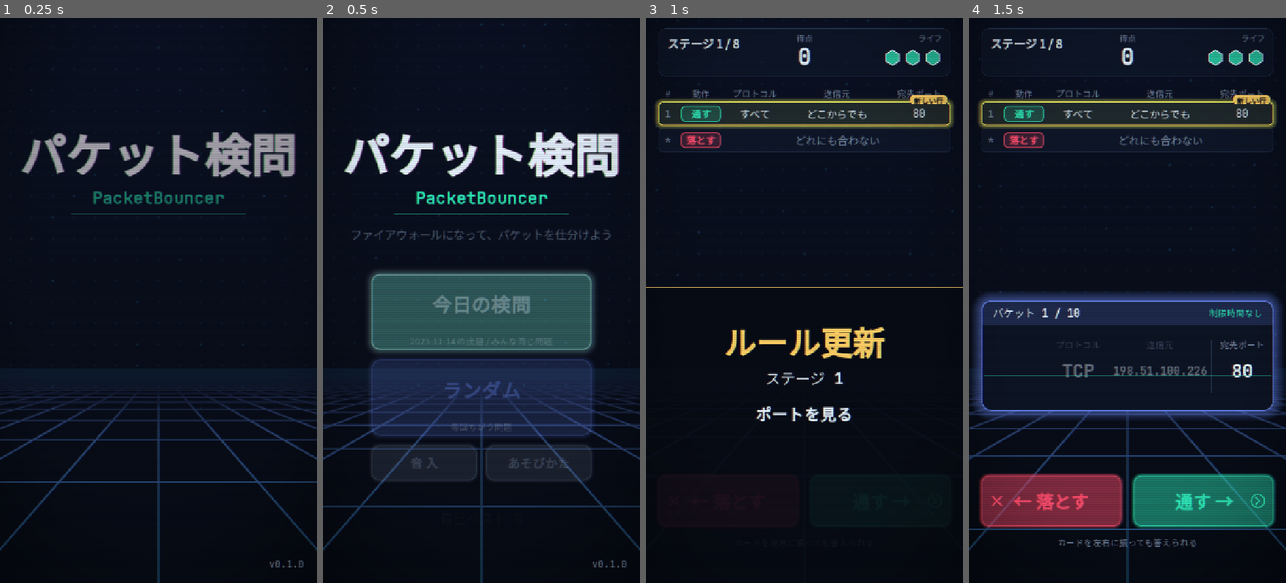
Above: before the commit, frames 1-4 (left to right).
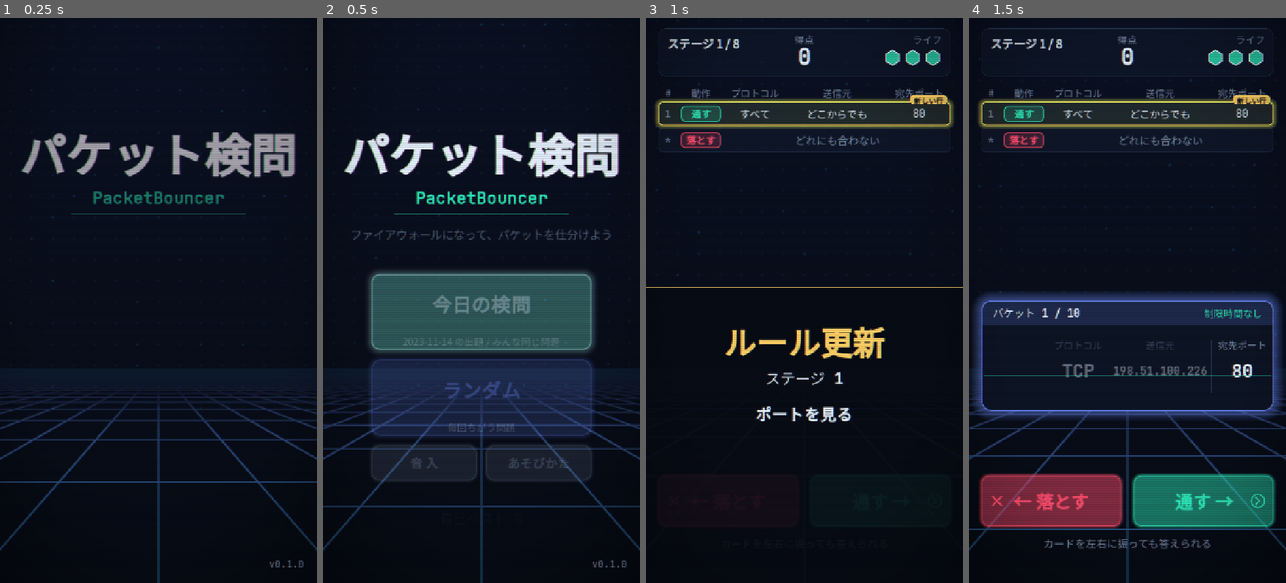
Above: after the commit, the same moments.

Repository: takosasi-dev/packet-bouncer
Game: Godot game, scene res://ui/app.tscn
Two runs of this game, one before a commit and one after it. Both use one fixed random seed, a clock stepped at 60 frames per second and the inputs below.
Inputs (mouse positions are in pixels of both pictures, inside the frame that each line leads up to):
- Up to frame 1 (0.25 s): no input
- Up to frame 2 (0.5 s): no input
- Up to frame 3 (1 s): tap Enter at 0.5, 0.6 s; move the mouse to (874, 272) at 0.52 s; hold Right from 0.53 s (still down); click (874, 272) at 0.67 s; tap Space at 0.77 s
- Up to frame 4 (1.5 s): release Right at 1.25 s; click "← 落とす" at 1.25 s

Frame 1 is identical in both runs. In frame 2, 0.1% of the frame differs, in the area x 25-75%, y 56-74%; in frame 3, 0.4%; in frame 4, 1.1%, in the area x 6-94%, y 3-94%.

Commit message:
スマホ対応: 横向きの案内と一時停止、重い端末で仕上げを外す、ミスで振動、読み込み画面の色、文字を大きく、タッチの撮影
Co-Authored-By: Claude Opus 5.5 <noreply@anthropic.com>

Diff:
--- a/core/strings.gd
+++ b/core/strings.gd
@@ -24,6 +24,7 @@
 ]
 const CLOSE := "閉じる"
 const GEN_ERROR := "出題を作れませんでした(種: %d)"
+const ROTATE_HINT := "スマホは縦向きで遊んでください"
 
 # ルール表とカード
 const ALLOW := "通す"
--- a/project.godot
+++ b/project.godot
@@ -15,6 +15,8 @@
 run/main_scene="res://ui/app.tscn"
 config/features=PackedStringArray("4.7", "GL Compatibility")
 run/flush_stdout_on_print=true
+boot_splash/show_image=false
+boot_splash/bg_color=Color(0.027, 0.043, 0.078, 1)
 
 [autoload]
 
--- a/ui/app.gd
+++ b/ui/app.gd
@@ -1,5 +1,6 @@
 # 画面の土台: 背景のシェーダー、720 × 1280 の舞台(縦横比を保って中央。余白は背景で埋める。FR-19・E-12)、
 # 仕上げのシェーダー、タイトル・プレイ・結果の切り替え、保存、画面の揺れと色ずれの演出をまとめる。
+# スマホ(タッチ端末)では、横向きのときに縦向きの案内を出し、描画が重ければ仕上げのシェーダーを外す。
 extends Control
 
 const P := preload("res://ui/palette.gd")
@@ -13,6 +14,9 @@
 const SHAKE_DECAY := 6.0
 const GLITCH_DECAY := 3.5
 const FLASH_DECAY := 4.0
+const PERF_WINDOW_SEC := 4.0  # タッチ端末で描画の速さを測る長さ
+const PERF_MIN_FPS := 40.0  # これより遅ければ仕上げのシェーダーを外す
+const VIBRATE_MS := 90
 
 var save: RefCounted = SaveStore.new()
 var stage: Control  # 画面を置く 720 × 1280 の舞台
@@ -20,6 +24,11 @@
 var _bg: ColorRect
 var _bg_mat: ShaderMaterial
 var _crt_mat: ShaderMaterial
+var _crt: ColorRect
+var _rotate: Control
+var _touch := false
+var _perf_time := 0.0
+var _perf_frames := 0
 var _shake := 0.0
 var _glitch := 0.0
 var _flash := 0.0
@@ -48,13 +57,16 @@
 	var layer := CanvasLayer.new()
 	layer.layer = 10
 	add_child(layer)
-	var crt := ColorRect.new()
-	crt.set_anchors_preset(Control.PRESET_FULL_RECT)
-	crt.mouse_filter = Control.MOUSE_FILTER_IGNORE
+	_crt = ColorRect.new()
+	_crt.set_anchors_preset(Control.PRESET_FULL_RECT)
+	_crt.mouse_filter = Control.MOUSE_FILTER_IGNORE
 	_crt_mat = ShaderMaterial.new()
 	_crt_mat.shader = preload("res://ui/shaders/crt.gdshader")
-	crt.material = _crt_mat
-	layer.add_child(crt)
+	_crt.material = _crt_mat
+	layer.add_child(_crt)
+
+	_touch = DisplayServer.is_touchscreen_available()
+	_build_rotate_hint()
 
 	get_viewport().size_changed.connect(_layout)
 	_layout()
@@ -65,9 +77,11 @@
 	var view := get_viewport_rect().size
 	_bg_mat.set_shader_parameter("rect_size", view)
 	stage.position = ((view - BASE_SIZE) / 2.0).round()
+	_rotate.visible = _touch and view.x > view.y
 
 
 func _process(delta: float) -> void:
+	_measure(delta)
 	var d := minf(delta, 0.1)
 	_shake = maxf(_shake - d * SHAKE_DECAY, 0.0)
 	_glitch = maxf(_glitch - d * GLITCH_DECAY, 0.0)
@@ -81,6 +95,50 @@
 	_bg_mat.set_shader_parameter("flash", _bg_flash)
 
 
+# タッチ端末で最初の PERF_WINDOW_SEC 秒の速さを測り、遅ければ画面全体の仕上げ(画面の写しを読むシェーダー)を外す
+func _measure(delta: float) -> void:
+	if not _touch or _perf_time < 0.0:
+		return
+	_perf_time += delta
+	_perf_frames += 1
+	if _perf_time >= PERF_WINDOW_SEC:
+		if _perf_frames / _perf_time < PERF_MIN_FPS:
+			_crt.visible = false
+		_perf_time = -1.0  # 測るのは 1 回だけ
+
+
+func _build_rotate_hint() -> void:
+	var layer := CanvasLayer.new()
+	layer.layer = 11
+	add_child(layer)
+	_rotate = Control.new()
+	_rotate.set_anchors_preset(Control.PRESET_FULL_RECT)
+	_rotate.mouse_filter = Control.MOUSE_FILTER_STOP
+	layer.add_child(_rotate)
+	var shade := ColorRect.new()
+	shade.color = Color(P.BG, 0.92)
+	shade.set_anchors_preset(Control.PRESET_FULL_RECT)
+	shade.mouse_filter = Control.MOUSE_FILTER_IGNORE
+	_rotate.add_child(shade)
+	var l := P.label(preload("res://core/strings.gd").ROTATE_HINT, 64, P.TEXT, P.bold())
+	l.set_anchors_preset(Control.PRESET_FULL_RECT)
+	l.horizontal_alignment = HORIZONTAL_ALIGNMENT_CENTER
+	l.vertical_alignment = VERTICAL_ALIGNMENT_CENTER
+	_rotate.add_child(l)
+	_rotate.visible = false
+
+
+# 横向きの案内を出している間は、ゲームの時間を止める(play.gd が見る)
+func blocked() -> bool:
+	return _rotate.visible
+
+
+# ミスのときの短い振動(音が入のときだけ。Web では navigator.vibrate で、対応していない端末では何も起きない)
+func vibrate(ms: int = VIBRATE_MS) -> void:
+	if _touch and save.sound_on:
+		Input.vibrate_handheld(ms)
+
+
 func _jitter_unit() -> float:
 	return float(_jitter.next_int(2001)) / 1000.0 - 1.0
 
--- a/ui/card.gd
+++ b/ui/card.gd
@@ -47,7 +47,7 @@
 	_header.position = Vector2(26, 10)
 	_header.size = Vector2(320, 40)
 	add_child(_header)
-	_free = P.label(Strings.NO_LIMIT, 20, P.ALLOW)
+	_free = P.label(Strings.NO_LIMIT, 22, P.ALLOW)
 	_free.horizontal_alignment = HORIZONTAL_ALIGNMENT_RIGHT
 	_free.position = Vector2(340, 12)
 	_free.size = Vector2(size.x - 366, 36)
@@ -56,7 +56,7 @@
 	var names := [Strings.COL_PROTO, Strings.COL_SRC, Strings.COL_PORT]
 	for k in 3:
 		var col: Vector2 = cols[k]
-		var cap := P.label(names[k], 20, P.DIM)
+		var cap := P.label(names[k], 22, P.DIM)
 		cap.position = Vector2(col.x, 84)
 		cap.size = Vector2(col.y - col.x, 30)
 		cap.horizontal_alignment = HORIZONTAL_ALIGNMENT_CENTER
--- a/ui/play.gd
+++ b/ui/play.gd
@@ -113,7 +113,7 @@
 		b.pivot_offset = b.size / 2.0
 		b.add_child(_shape_icon(b == _allow_btn))
 
-	var hint := P.label(Strings.SWIPE_HINT, 20, P.DIM)
+	var hint := P.label(Strings.SWIPE_HINT, 24, P.DIM)
 	hint.position = Vector2(0, 1172)
 	hint.size = Vector2(720, 30)
 	hint.horizontal_alignment = HORIZONTAL_ALIGNMENT_CENTER
@@ -162,7 +162,7 @@
 	_combo_label.size = Vector2(220, 36)
 	_combo_label.pivot_offset = Vector2(0, 18)
 	hud.add_child(_combo_label)
-	var score_cap := P.label(Strings.SCORE, 18, P.DIM)
+	var score_cap := P.label(Strings.SCORE, 22, P.DIM)
 	score_cap.position = Vector2(220, 8)
 	score_cap.size = Vector2(224, 24)
 	score_cap.horizontal_alignment = HORIZONTAL_ALIGNMENT_CENTER
@@ -178,7 +178,7 @@
 	_mult_label.size = Vector2(70, 40)
 	_mult_label.pivot_offset = Vector2(35, 20)
 	hud.add_child(_mult_label)
-	var lives_cap := P.label(Strings.LIVES, 18, P.DIM)
+	var lives_cap := P.label(Strings.LIVES, 22, P.DIM)
 	lives_cap.position = Vector2(500, 8)
 	lives_cap.size = Vector2(144, 24)
 	lives_cap.horizontal_alignment = HORIZONTAL_ALIGNMENT_RIGHT
@@ -234,6 +234,8 @@
 
 
 func _process(delta: float) -> void:
+	if app.blocked():
+		return
 	rs.tick(delta)
 	if rs.phase == RunState.Phase.PANEL:
 		_panel_go.modulate.a = (0.55 + 0.45 * sin(rs.elapsed * 6.0)) if rs.panel_ready() else 0.0
@@ -269,7 +271,7 @@
 
 
 func _answer(action: String) -> void:
-	if _ending or rs.phase != RunState.Phase.CARD or _answered_frame == Engine.get_process_frames():
+	if app.blocked() or _ending or rs.phase != RunState.Phase.CARD or _answered_frame == Engine.get_process_frames():
 		return  # E-1・E-2
 	_answered_frame = Engine.get_process_frames()
 	rs.answer(action)
@@ -363,6 +365,7 @@
 		_lives.lives = rs.lives
 		_lives.hit = 1.0
 		Sfx.play("wrong")
+		app.vibrate(90)
 		app.shake(0.7)
 		app.glitch(1.0)
 		app.flash(P.DROP, 0.8)
--- a/ui/result.gd
+++ b/ui/result.gd
@@ -41,7 +41,7 @@
 	sub.horizontal_alignment = HORIZONTAL_ALIGNMENT_CENTER
 	add_child(sub)
 
-	var cap := P.label(Strings.R_SCORE, 20, P.DIM)
+	var cap := P.label(Strings.R_SCORE, 22, P.DIM)
 	cap.position = Vector2(0, 168)
 	cap.size = Vector2(720, 28)
 	cap.horizontal_alignment = HORIZONTAL_ALIGNMENT_CENTER
@@ -74,7 +74,7 @@
 		tile.size = Vector2(208, 92)
 		tile.add_theme_stylebox_override("panel", P.box(Color(P.PANEL, 0.85), P.LINE, 14, 1))
 		add_child(tile)
-		var t_cap := P.label(stats[i][0], 18, P.DIM)
+		var t_cap := P.label(stats[i][0], 22, P.DIM)
 		t_cap.position = Vector2(0, 8)
 		t_cap.size = Vector2(208, 26)
 		t_cap.horizontal_alignment = HORIZONTAL_ALIGNMENT_CENTER
@@ -93,7 +93,7 @@
 	share.position = Vector2(28, 838)
 	share.size = Vector2(664, 150)
 	share.add_theme_font_override("font", P.mono())
-	share.add_theme_font_size_override("font_size", 18)
+	share.add_theme_font_size_override("font_size", 22)
 	share.add_theme_color_override("font_readonly_color", P.TEXT)
 	share.add_theme_stylebox_override("read_only", P.box(Color(P.BG, 0.9), P.LINE, 10, 1))
 	share.add_theme_stylebox_override("focus", P.box(Color(P.BG, 0.9), P.ACCENT, 10, 2))
@@ -107,9 +107,9 @@
 		_copy_note.text = Strings.COPY_TRIED
 		Sfx.play("correct"))
 	add_child(copy)
-	_copy_note = P.label("", 19, P.DIM)
+	_copy_note = P.label("", 22, P.DIM)
 	_copy_note.position = Vector2(28, 1072)
-	_copy_note.size = Vector2(664, 52)
+	_copy_note.size = Vector2(664, 62)
 	_copy_note.horizontal_alignment = HORIZONTAL_ALIGNMENT_CENTER
 	_copy_note.autowrap_mode = TextServer.AUTOWRAP_WORD_SMART
 	add_child(_copy_note)
--- a/ui/rule_table.gd
+++ b/ui/rule_table.gd
@@ -25,7 +25,7 @@
 	var heads := [[COL_NO, Strings.COL_NO], [COL_ACTION, Strings.COL_ACTION], [COL_PROTO, Strings.COL_PROTO],
 		[COL_SRC, Strings.COL_SRC], [COL_PORT, Strings.COL_PORT]]
 	for h: Array in heads:
-		add_child(_cell(h[1], h[0], 0.0, HEADER_H, 20, P.DIM))
+		add_child(_cell(h[1], h[0], 0.0, HEADER_H, 22, P.DIM))
 
 
 static func cell_rect(col: Vector2, y: float, h: float) -> Rect2:
--- a/ui/title.gd
+++ b/ui/title.gd
@@ -86,7 +86,7 @@
 func _big_button(text: String, sub: String, color: Color) -> Button:
 	var b := P.button(text, color, 44, 128)
 	b.vertical_icon_alignment = VERTICAL_ALIGNMENT_TOP
-	var s := P.label(sub, 20, Color(P.TEXT, 0.75))
+	var s := P.label(sub, 22, Color(P.TEXT, 0.75))
 	s.horizontal_alignment = HORIZONTAL_ALIGNMENT_CENTER
 	s.set_anchors_preset(Control.PRESET_BOTTOM_WIDE)
 	s.offset_top = -36
Binary file changed: assets/fonts/JetBrainsMono-Subset.ttf
Binary file changed: assets/fonts/NotoSansJP-Subset.ttf
Not shown, changed: export_presets.cfg
